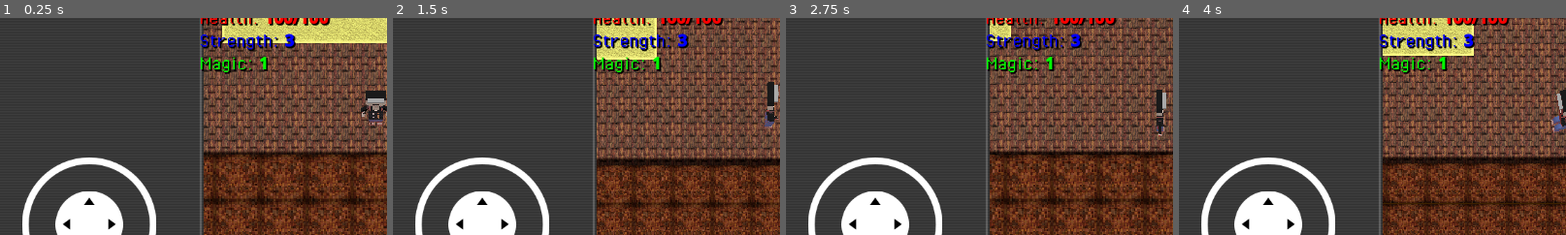
Above: before the commit, frames 1-4 (left to right).
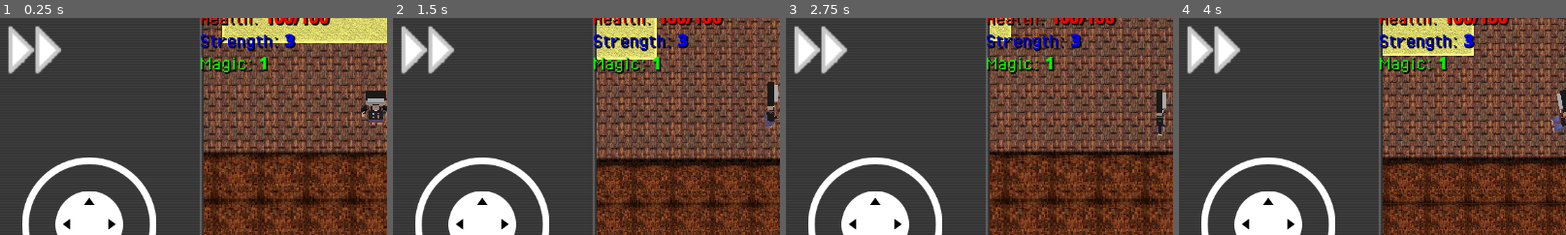
Above: after the commit, the same moments.

Repository: davididev/DavidiClanZappers
Game: Godot game, scene res://Scenes/Game1/IntroScene.tscn
The game is run twice, just before and just after one commit, with the same random seed, the same clock (stepped at 60 frames per second) and the same inputs. The project has no main scene, so this scene is started directly.
Inputs (mouse positions are % of the whole screen's width and height, from its top left):
- Up to frame 1 (0.25 s): no input
- Up to frame 2 (1.5 s): move the mouse to (72, 45) at 0.52 s; hold Right (ui_right) 0.53-1.25 s; tap Tab (speed) at 0.6 s; click (72, 45) at 0.67 s; tap Space (jump) at 0.77 s; drag from (30, 55) to (45, 70) at 1.27 s
- Up to frame 3 (2.75 s): move the mouse to (60, 28) at 2.02 s; hold Right (ui_right) from 2.03 s (still down); tap Tab (speed) at 2.1 s
- Up to frame 4 (4 s): release Right (ui_right) at 2.75 s; tap Enter at 2.75 s; drag from (45, 70) to (20, 35) at 2.77 s; move the mouse to (80, 65) at 3.52 s; hold Left (ui_left) from 3.53 s (still down); tap Tab (speed) at 3.6 s; tap Space (jump) at 3.77 s
The pictures show only the part of the screen within x 2-51%, y 3-53%; the shares and areas given below are measured in that part.

The runs differ from the first frame. In frame 1, 1.8% of the frame differs, in the area x 2-16%, y 3-26%; in frame 2, 1.8%; in frame 3, 1.8%; in frame 4, 1.8%.

Commit message:
Some more small tweaks
Added Touch Screen button for speed
-Updated input to let you select UI with A button
-Made standard pause button in addition to Y.

Diff:
--- a/Prefabs/Player/player_ui.tscn
+++ b/Prefabs/Player/player_ui.tscn
@@ -15,6 +15,8 @@
 [ext_resource type="Theme" uid="uid://b7lrgt3hlawkv" path="res://DialogueSystem/ui/ThemeRT_Header.tres" id="8_id21u"]
 [ext_resource type="Script" path="res://DialogueSystem/scripts/DialogueHandler.gd" id="8_oha4v"]
 [ext_resource type="Theme" uid="uid://btqtpcg0hhree" path="res://DialogueSystem/ui/ThemeRT_Body.tres" id="9_ayg6i"]
+[ext_resource type="Texture2D" uid="uid://dgojmk3o35auu" path="res://Graphics/UI/SpeedNormal.png" id="10_6wbmc"]
+[ext_resource type="Texture2D" uid="uid://bammv7f4dlxuh" path="res://Graphics/UI/SpeedHover.png" id="11_rsy8v"]
 [ext_resource type="Theme" uid="uid://g2i82i2usg33" path="res://DialogueSystem/ui/ThemeChoiceButton.tres" id="11_sm0hw"]
 
 [sub_resource type="LabelSettings" id="LabelSettings_uve4q"]
@@ -527,6 +529,12 @@
 layout_mode = 1
 offset_top = -473.0
 offset_bottom = -173.0
+
+[node name="TouchScreenButton" type="TouchScreenButton" parent="BGButtons1"]
+scale = Vector2(2, 2)
+texture_normal = ExtResource("10_6wbmc")
+texture_pressed = ExtResource("11_rsy8v")
+action = "speed"
 
 [node name="BGButtons2" type="TextureRect" parent="."]
 layout_mode = 1
--- a/project.godot
+++ b/project.godot
@@ -39,6 +39,20 @@
 
 [input]
 
+ui_accept={
+"deadzone": 0.5,
+"events": [Object(InputEventKey,"resource_local_to_scene":false,"resource_name":"","device":0,"window_id":0,"alt_pressed":false,"shift_pressed":false,"ctrl_pressed":false,"meta_pressed":false,"pressed":false,"keycode":4194309,"physical_keycode":0,"key_label":0,"unicode":0,"location":0,"echo":false,"script":null)
+, Object(InputEventKey,"resource_local_to_scene":false,"resource_name":"","device":0,"window_id":0,"alt_pressed":false,"shift_pressed":false,"ctrl_pressed":false,"meta_pressed":false,"pressed":false,"keycode":4194310,"physical_keycode":0,"key_label":0,"unicode":0,"location":0,"echo":false,"script":null)
+, Object(InputEventKey,"resource_local_to_scene":false,"resource_name":"","device":0,"window_id":0,"alt_pressed":false,"shift_pressed":false,"ctrl_pressed":false,"meta_pressed":false,"pressed":false,"keycode":32,"physical_keycode":0,"key_label":0,"unicode":32,"location":0,"echo":false,"script":null)
+, Object(InputEventJoypadButton,"resource_local_to_scene":false,"resource_name":"","device":-1,"button_index":0,"pressure":0.0,"pressed":true,"script":null)
+]
+}
+ui_select={
+"deadzone": 0.5,
+"events": [Object(InputEventKey,"resource_local_to_scene":false,"resource_name":"","device":0,"window_id":0,"alt_pressed":false,"shift_pressed":false,"ctrl_pressed":false,"meta_pressed":false,"pressed":false,"keycode":32,"physical_keycode":0,"key_label":0,"unicode":32,"location":0,"echo":false,"script":null)
+, Object(InputEventJoypadButton,"resource_local_to_scene":false,"resource_name":"","device":-1,"button_index":0,"pressure":0.0,"pressed":true,"script":null)
+]
+}
 move_left={
 "deadzone": 0.5,
 "events": [Object(InputEventKey,"resource_local_to_scene":false,"resource_name":"","device":-1,"window_id":0,"alt_press …(195 unchanged characters)…
@@ -81,6 +95,7 @@
 "deadzone": 0.5,
 "events": [Object(InputEventKey,"resource_local_to_scene":false,"resource_name":"","device":-1,"window_id":0,"alt_press …(195 unchanged characters)…
 , Object(InputEventJoypadButton,"resource_local_to_scene":false,"resource_name":"","device":-1,"button_index":3,"pressure":0.0,"pressed":true,"script":null)
+, Object(InputEventJoypadButton,"resource_local_to_scene":false,"resource_name":"","device":-1,"button_index":6,"pressure":0.0,"pressed":true,"script":null)
 ]
 }
 jump={
Binary file added: Graphics/UI/SpeedHover.png
Not shown, added: Graphics/UI/SpeedHover.png.import
Binary file added: Graphics/UI/SpeedNormal.png
Not shown, added: Graphics/UI/SpeedNormal.png.import
Binary file added: Graphics/UI/SpeedPressed.png
Not shown, added: Graphics/UI/SpeedPressed.png.import
Not shown: 1 places in Prefabs/Player/player_ui.tscn that only renumber resources
